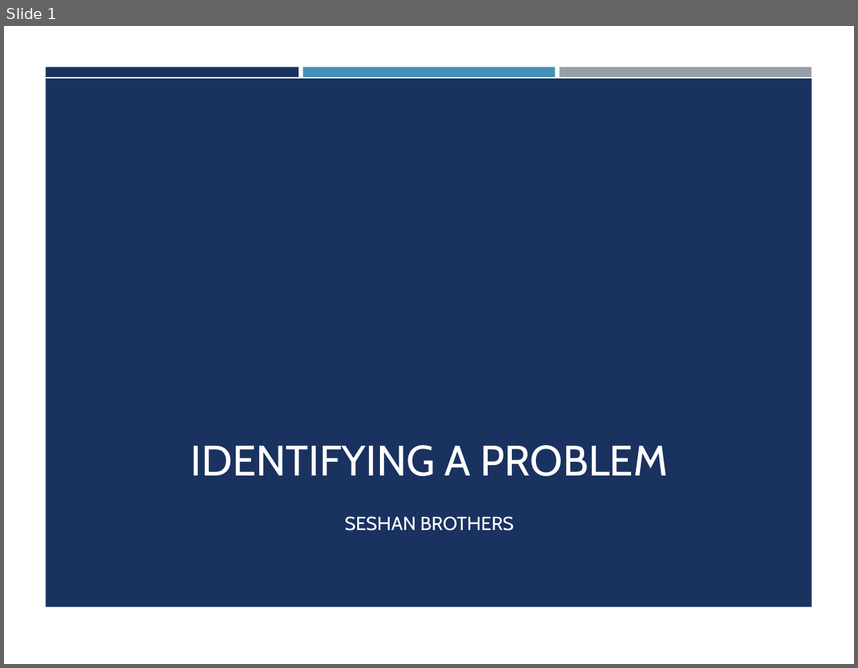
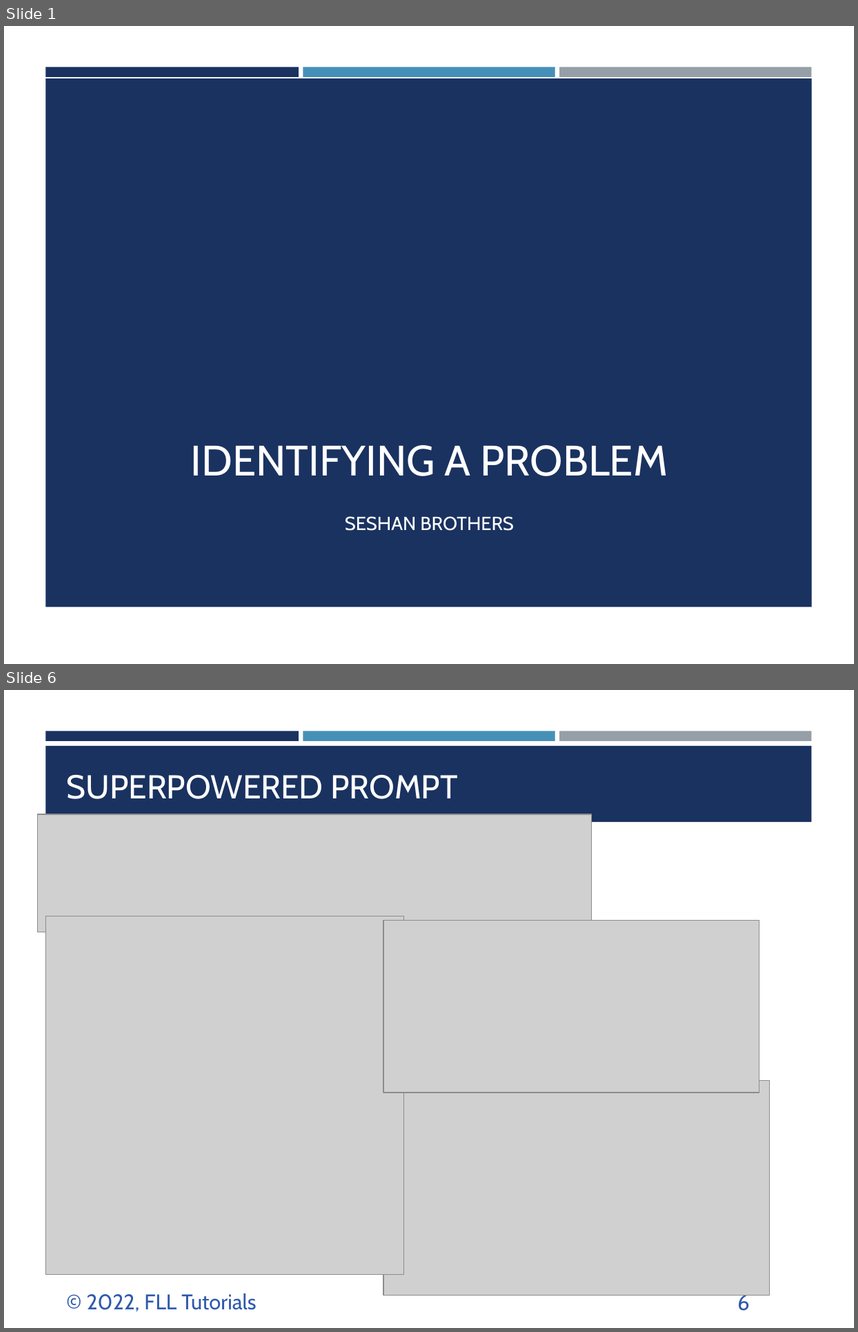
Before and after one commit to ev3lessons/FLL-Tutorials, a slide deck: translations/en-us/Project/Identify.pptx. Shown one above the other, each under a label of ours: slide 1 before the commit, slides 1 and 6 after it; the slides between them are not shown. The pictures are 858x668 and 858x1332 pixels, drawn with LibreOffice and Linux fonts; fonts in the diff are those of the drawing; grey boxes stand for pictures; background and template pictures are left out. Boxes give left, top, right and bottom in pixels: in the first picture for what was removed or moved away, otherwise in the second. Text is boxed around its words. In the diff, an @@ line names an element or a change of style, - is before the commit and + after.

```diff
--- a/translations/en-us/Project/Identify.pptx
+++ b/translations/en-us/Project/Identify.pptx
@@ slide 6 added at (4, 690, 854, 1328), background #FFFFFF; not listed: 3 template elements that a slide beside it also shows @@
@@ rectangle added at (45, 746, 811, 822), fill #1A3260 @@
@@ title added at (67, 775, 458, 799), 28 pt, text #FFFFFF @@
+SUPERPOWERED PROMPT
@@ picture added at (37, 814, 591, 931) @@
@@ picture added at (45, 916, 404, 1274) @@
@@ picture added at (383, 920, 759, 1093) @@
@@ picture added at (383, 1080, 770, 1294) @@
@@ text added at (87, 1293, 256, 1311), 18 pt, text #2F5AAC @@
+© 2022, FLL Tutorials
@@ page number added at (737, 1291, 749, 1310), 18 pt, text #2F5AAC @@
+6
```
Also in this commit, not shown: 8 slides changed, 1 other slide added, 10 other files.
